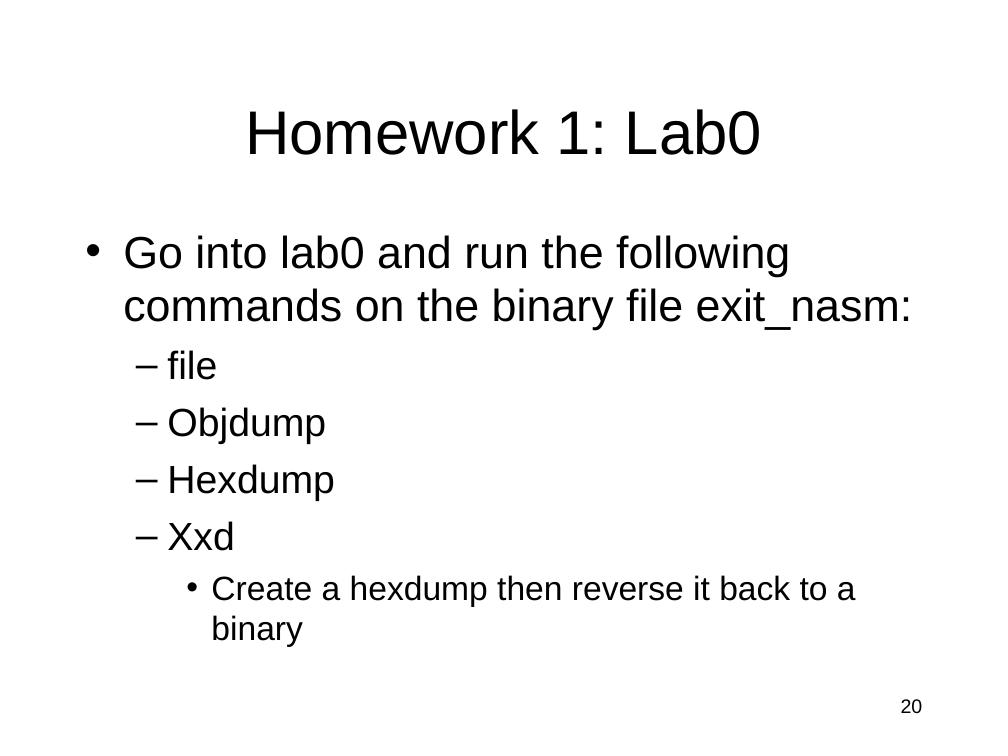
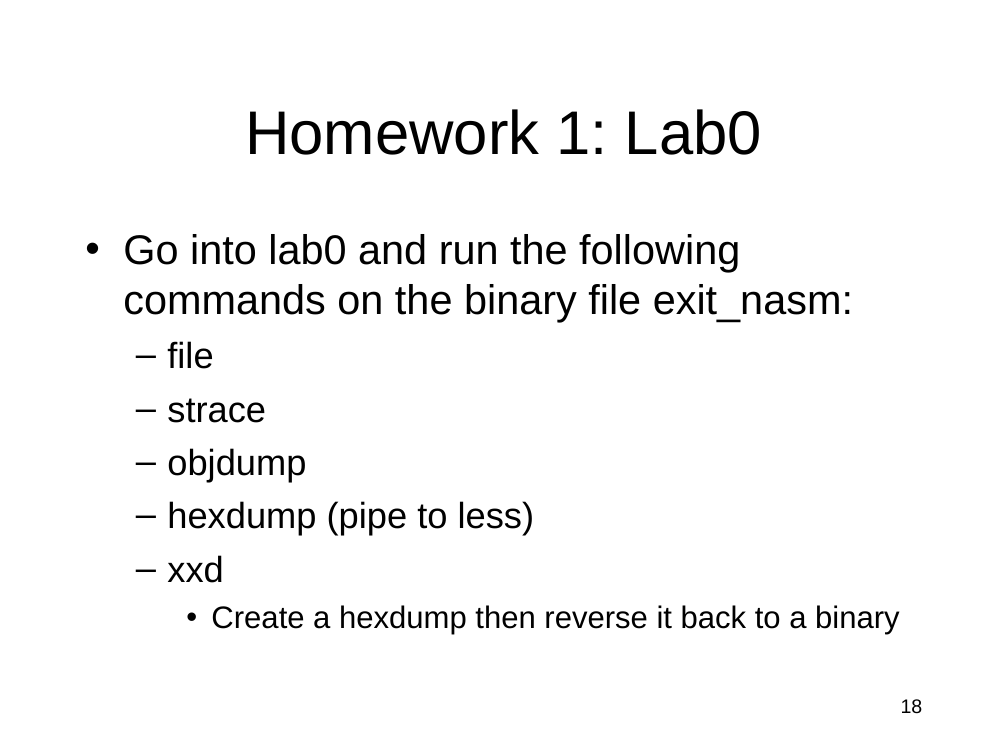
Before and after one commit to RobotMafiaCTF/RE_VR_Training, a slide deck: slide 18 of assembly/ppts/IntroductionToIntelx86-Part2.ppt (slide 20 before the commit). Drawn at 1008x756 pixels with LibreOffice and Linux fonts; fonts in the diff are those of the drawing. Boxes give left, top, right and bottom in pixels: in the first picture for what was removed or moved away, otherwise in the second. Text is boxed around its words. In the diff, an @@ line names an element or a change of style, - is before the commit and + after.

```diff
--- a/assembly/ppts/IntroductionToIntelx86-Part2.ppt
+++ b/assembly/ppts/IntroductionToIntelx86-Part2.ppt
@@ text at box(123, 234, 900, 635): size 32 to 29.6 pt in "Go into lab0 and run the following ..."; size 28 to 25.9 pt in "file"; size 24 to 22.2 pt in "Create a hexdump then reverse it back ..." @@
@@ text at box(167, 398, 535, 583): text changed; size 28 to 25.9 pt @@
-  – Objdump
-  – Hexdump
-  – Xxd
+  – strace
+  – objdump
+  – hexdump (pipe to less)
+  – xxd
@@ page number at box(901, 699, 923, 714): text changed @@
-20
+18
```
Also in this commit, not shown: 8 other slides changed, 1 slide added, 1 slide removed.
